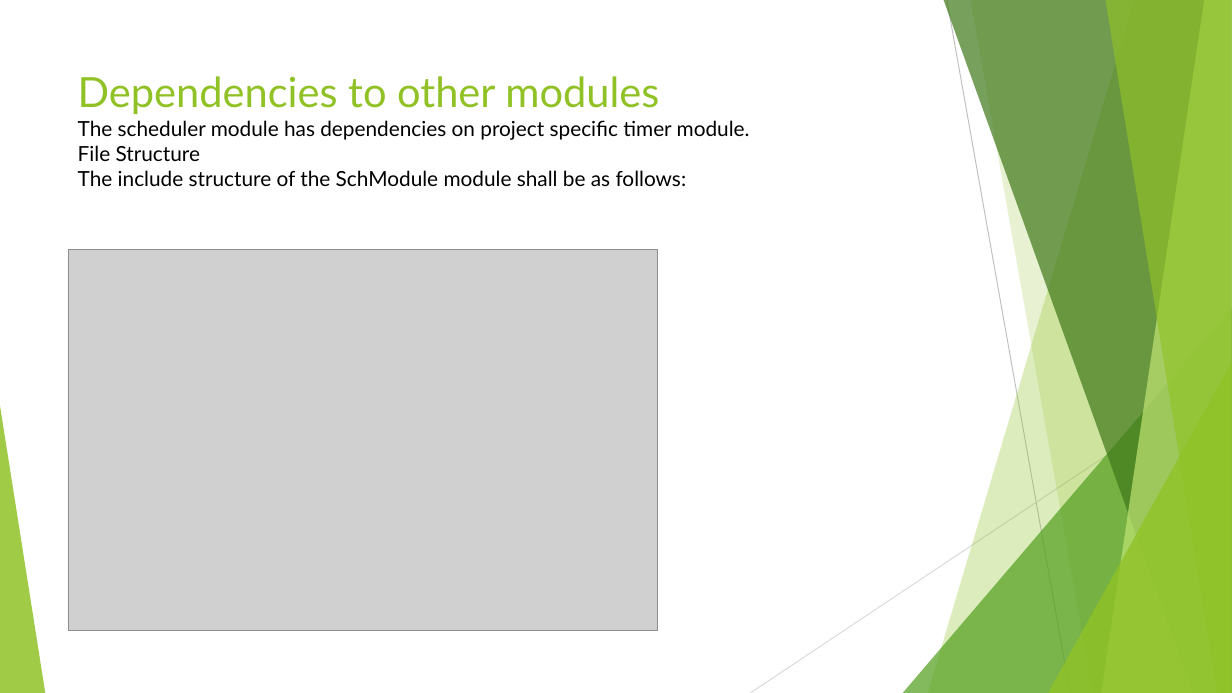
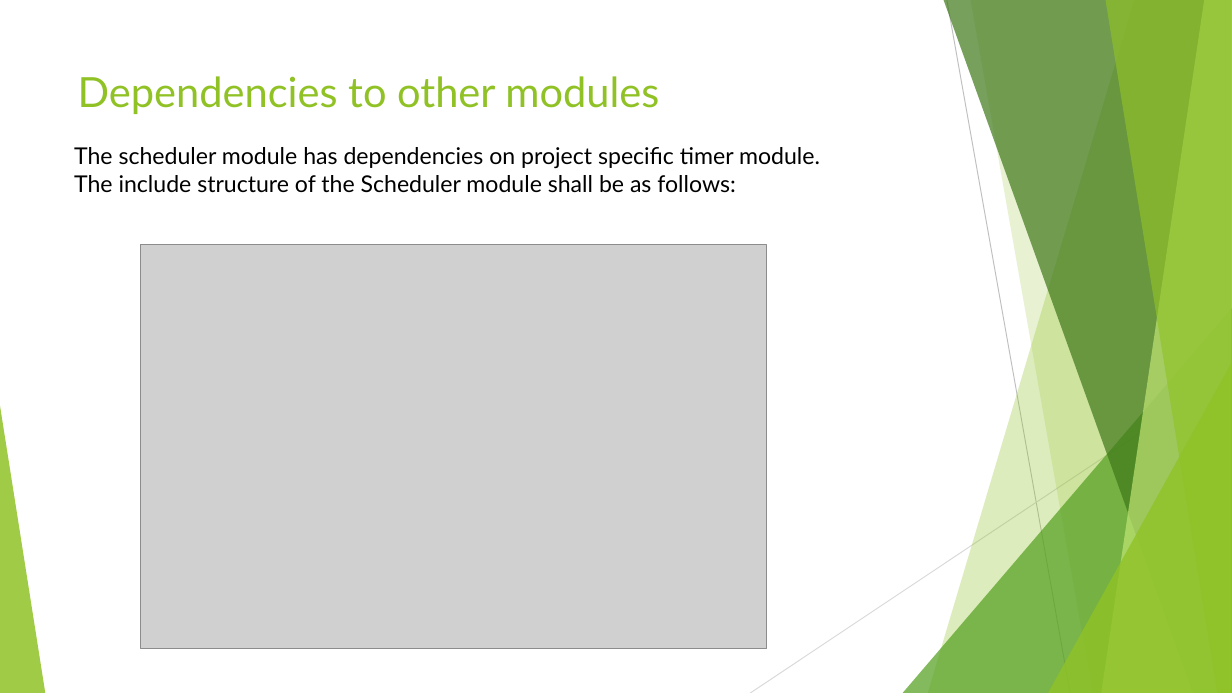
Before and after one commit to DavidDiaz0099/scheduler, a slide deck: slide 7 of Scheduler Module.pptx. Drawn at 1232x693 pixels with LibreOffice and Linux fonts; fonts in the diff are those of the drawing; grey boxes stand for pictures. Boxes give left, top, right and bottom in pixels: in the first picture for what was removed or moved away, otherwise in the second. Text is boxed around its words. In the diff, an @@ line names an element or a change of style, - is before the commit and + after.

```diff
--- a/Scheduler Module.pptx
+++ b/Scheduler Module.pptx
@@ title at box(78, 76, 659, 114): text changed; size 16.2 to 32.4 pt; text colour #000000 to #90C226 @@
-Dependencies to other modules
-The scheduler module has dependencies on project specific timer module.
-File Structure
-The include structure of the SchModule module shall be as follows:
+Dependencies to other modules
@@ text added at box(74, 147, 820, 193), 18 pt, text #000000 @@
+The scheduler module has dependencies on project specific timer module.
+The include structure of the Scheduler module shall be as follows:
@@ picture: place and size @@
-picture at box(68, 250, 658, 630)
+picture at box(141, 245, 767, 649)
```
Also in this commit, not shown: 5 other slides changed, 7 slides added, 1 other file.
